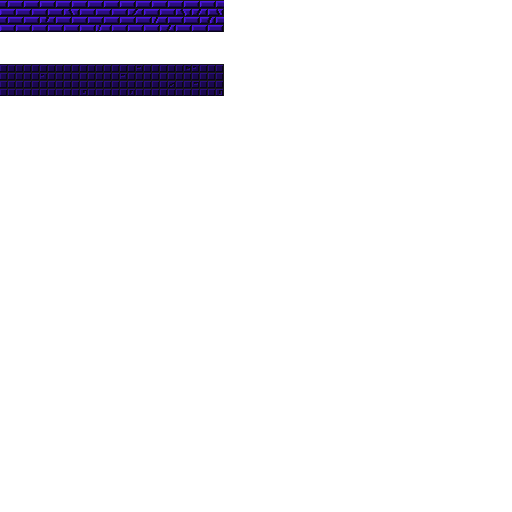
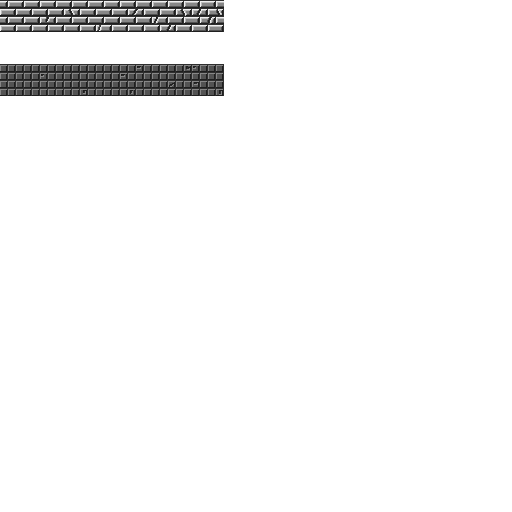
Comparing the layer stacks of the two 512 x 512 images. Changes:
painted on "Фон" over box(0, 0, 224, 96)
